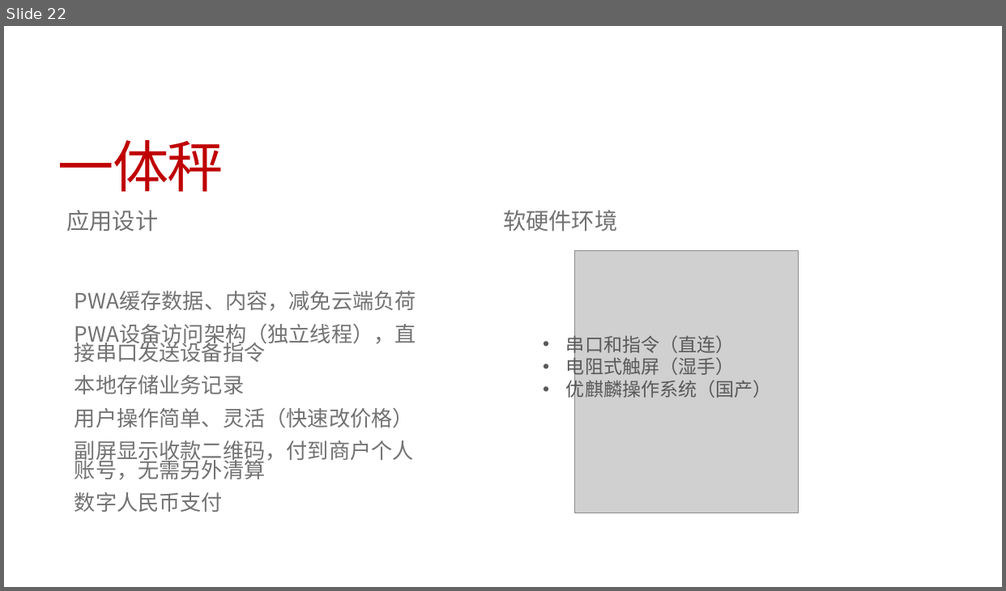
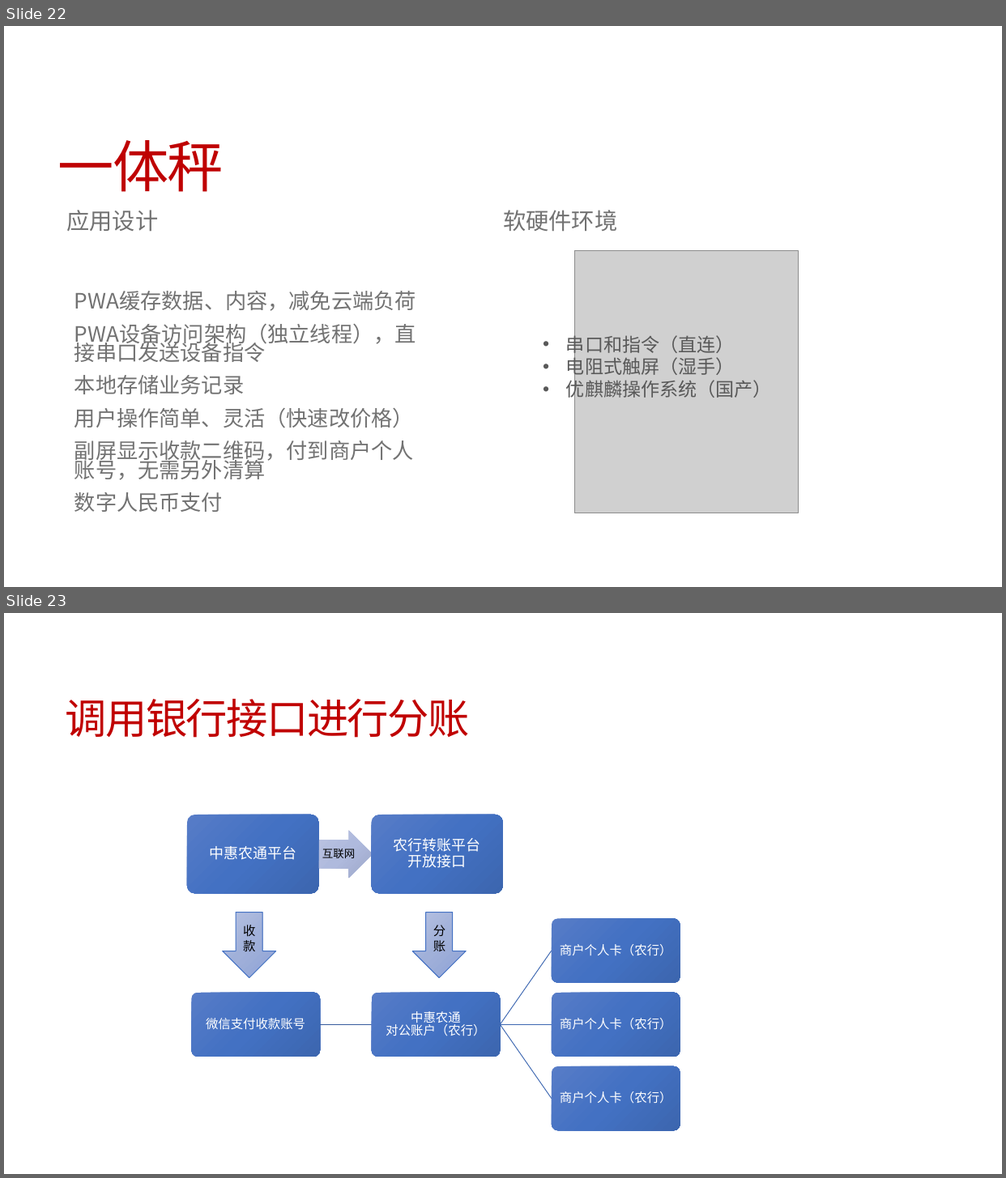
Before and after one commit to jzgi/chainsmart, a slide deck: Docs/品链供销平台.pptx. Shown one above the other, each under a label of ours: slide 22 before the commit, slides 22 and 23 after it. The pictures are 1006x591 and 1006x1178 pixels, drawn with LibreOffice and Linux fonts; fonts in the diff are those of the drawing; grey boxes stand for pictures. Boxes give left, top, right and bottom in pixels: in the first picture for what was removed or moved away, otherwise in the second. Text is boxed around its words. In the diff, an @@ line names an element or a change of style, - is before the commit and + after.

```diff
--- a/Docs/品链供销平台.pptx
+++ b/Docs/品链供销平台.pptx
@@ slide 23 added at (4,613,1002,1174), background #FFFFFF @@
@@ title added at (66,699,470,738), 40 pt, text #C00000 @@
+调用银行接口进行分账
@@ group added at (187,815,503,894): 3 texts, 2 rounded rectangles, 1 right arrow @@
+中惠农通平台
+互联网
+农行转账平台
+开放接口
@@ down arrow added at (223,913,275,978), fill gradient #B9C4E3 to #A1B0DA to #8FA3D6, outline #4472C4 0.75 pt, 12 pt, text #000000 @@
+收款
@@ down arrow added at (413,913,466,978), fill gradient #B9C4E3 to #A1B0DA to #8FA3D6, outline #4472C4 0.75 pt, 12 pt, text #000000 @@
+分账
@@ group added at (191,918,680,1131): 5 rounded rectangles, 5 texts, 4 freeform shapes @@
+微信支付收款账号
+中惠农通
+对公账户（农行）
+商户个人卡（农行）
+商户个人卡（农行）
+商户个人卡（农行）
```
Also in this commit, not shown: 6 slides changed, 1 other slide added, 1 slide removed, 34 other files.
